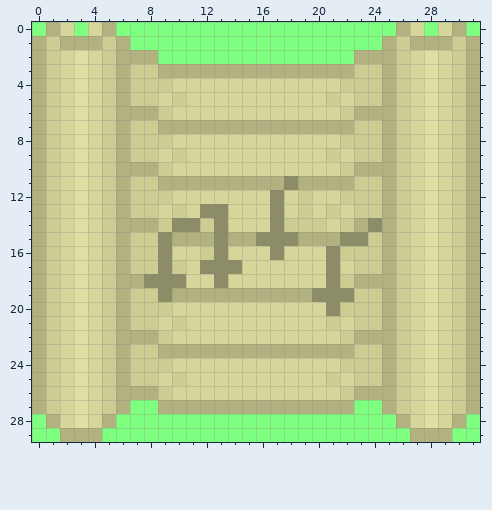
A pixel-art sprite gets an edit: trunk/gfx/item/music_sheet.png. This is how it looked before the edit.
The file is 32x30 pixels.
After the commit:
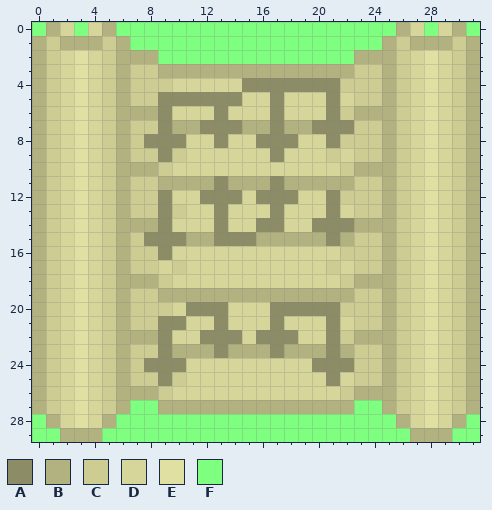
Palette (. is transparent): A #8c8c66  B #b2b281  C #cccc93  D #d6d69a  E #e0e0a2  F #7fff7f
Difference:
The author changed colour B to colour A in row 7 at x 9, 12 to 14, 17 and 20 to 22; in row 11 at x 13 and 17; in row 15 at x 10, 14 to 15 and 21; in row 23 at x 9, 13, 17 and 21.
The author changed colour C to colour A in row 5 at x 10 and 21; in row 6 at x 9; in row 8 at x 8 to 9; in row 12 at x 9; in row 13 at x 21; in row 14 at x 9, 20 and 22.
The author changed colour C to colour A in row 15 at x 8; in row 21 at x 10 and 21; in row 22 at x 9; in row 24 at x 8 to 9 and 22; in row 25 at x 21.
The author changed colour D to colour A in row 4 at x 15 to 21; in row 5 at x 9, 11 to 14 and 17; in row 6 at x 13, 17 and 21; in row 8 at x 10, 13, 16 to 18 and 21; in row 9 at x 9 and 17; in row 12 at x 12 to 14, 16, 18 and 21.
The author changed colour D to colour A in row 13 at x 9; in row 14 at x 16 and 21; in row 20 at x 11 to 13 and 17 to 20; in row 21 at x 9, 13 and 17; in row 22 at x 12 to 14, 16 to 18 and 21; in row 24 at x 10 and 20 to 21.
The author changed colour D to colour A in row 25 at x 9.
The author changed colour A to colour B in row 11 at x 18; in row 14 at x 24; in row 15 at x 16 to 18 and 22; in row 18 at x 8; in row 19 at x 9 and 20 to 22.
The author changed colour A to colour C in row 15 at x 23; in row 17 at x 21; in row 18 at x 9.
The author changed colour A to colour D in row 13 at x 12; in row 14 at x 10 to 11; in row 16 at x 13, 17 and 21; in row 17 at x 9 and 12 to 14; in row 18 at x 10, 13 and 21.
The author changed colour C to colour D in rows 12 to 13 at x 19; in row 14 at x 12 and 18 to 19; in row 16 at x 12.
